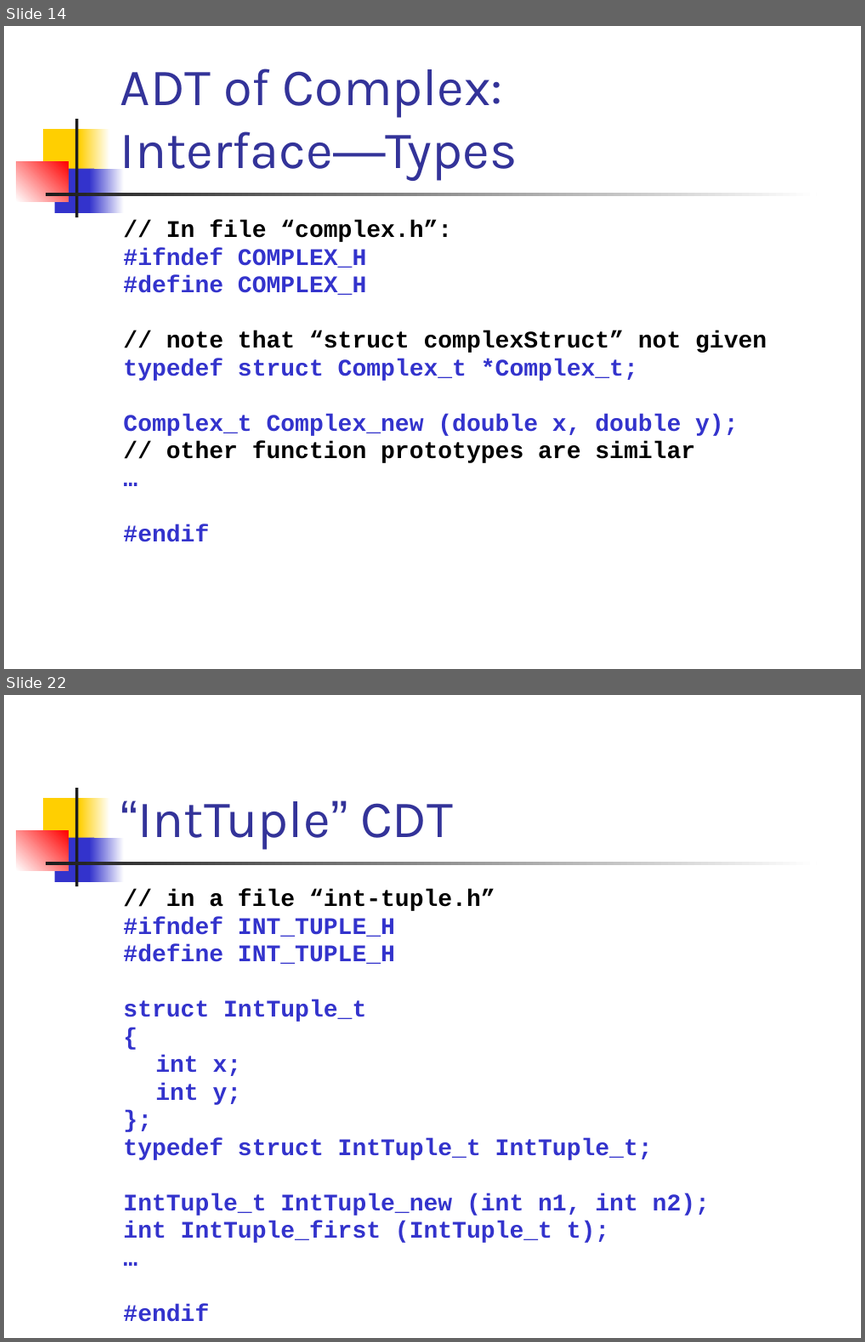
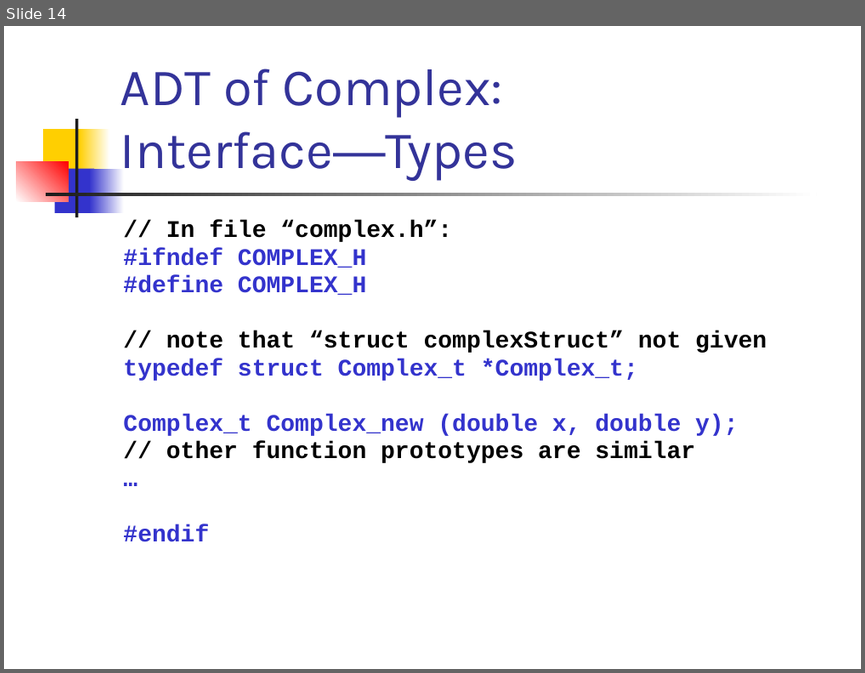
Before and after one commit to csslab-ustc/csslab-ustc.github.io, a slide deck: courses/sysprog/slides/lec10-adt.pptx. Shown one above the other, each under a label of ours: slides 14 and 22 before the commit, slide 14 after it; the slides between them are not shown. The pictures are 865x1342 and 865x673 pixels, drawn with LibreOffice and Linux fonts; fonts in the diff are those of the drawing. Boxes give left, top, right and bottom in pixels: in the first picture for what was removed or moved away, otherwise in the second. Text is boxed around its words. In the diff, an @@ line names an element or a change of style, - is before the commit and + after.

```diff
--- a/courses/sysprog/slides/lec10-adt.pptx
+++ b/courses/sysprog/slides/lec10-adt.pptx
@@ slide 22 removed at [4, 695, 861, 1338], background #FFFFFF; not listed: 7 template elements that a slide beside it also shows @@
@@ title removed at [120, 800, 453, 847] @@
-“IntTuple” CDT
@@ text removed at [123, 890, 710, 1242] @@
-// in a file “int-tuple.h”
-#ifndef INT_TUPLE_H
-#define INT_TUPLE_H
-struct IntTuple_t
-{
-int x;
-int y;
-};
-typedef struct IntTuple_t IntTuple_t;
-IntTuple_t IntTuple_new (int n1, int n2);
-int IntTuple_first (IntTuple_t t);
-…
-#endif
```
Also in this commit, not shown: 9 slides changed, 29 other slides removed, 3 other files.
